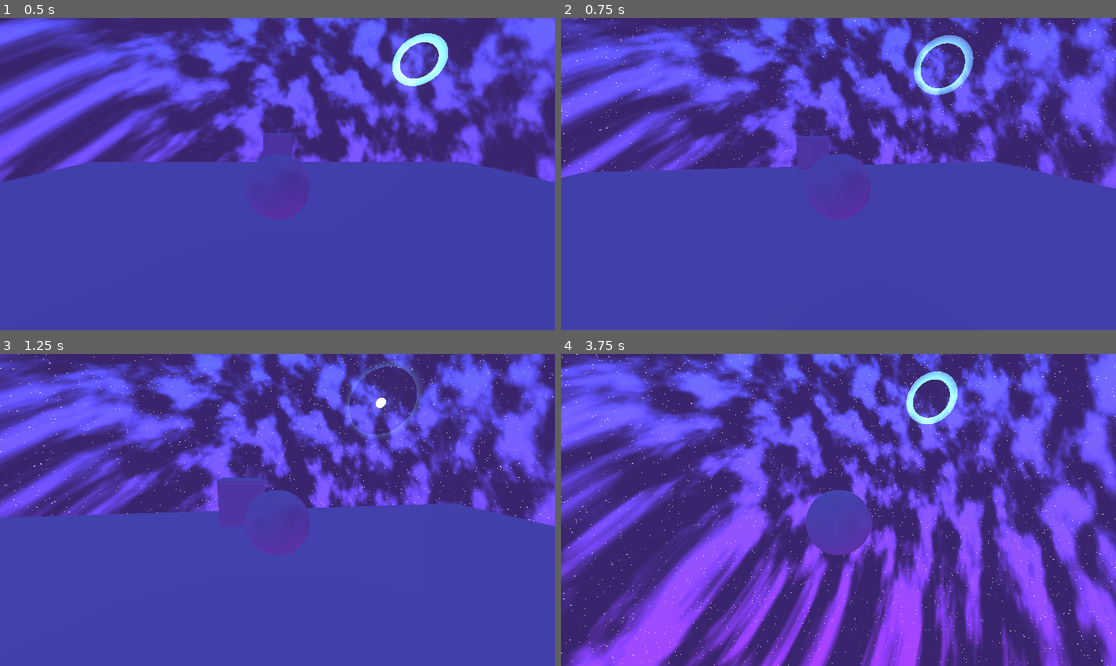
Above: before the commit, frames 1-4 (two rows, left to right).
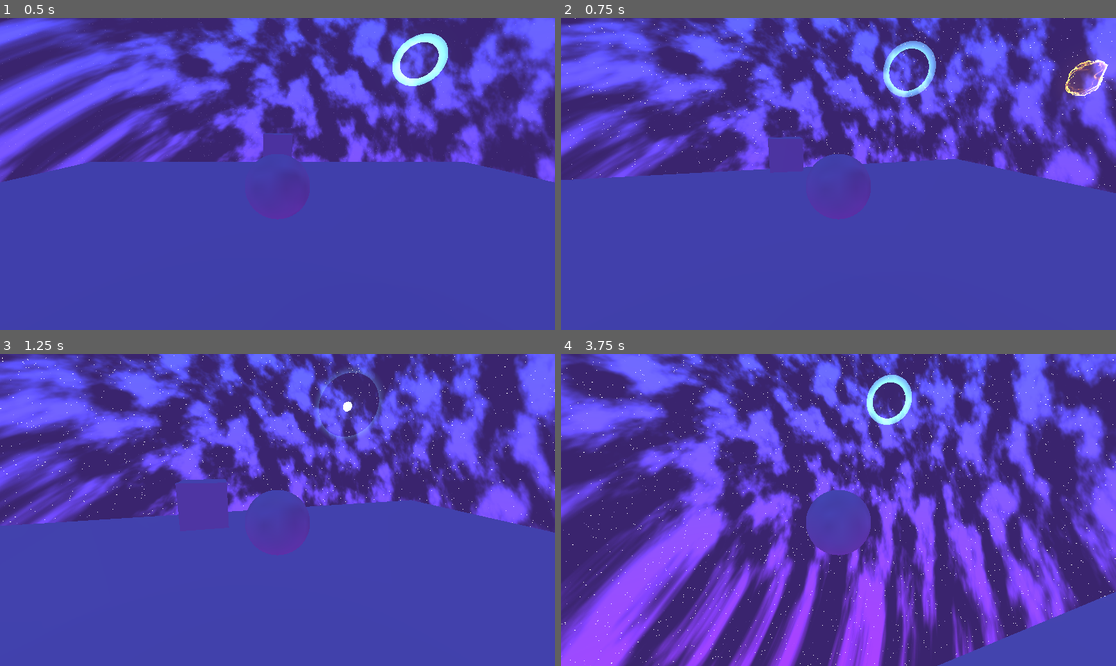
Above: after the commit, the same moments.

Repository: turab-usmani/lost-godot
Game: Godot game, scene res://scenes/main.tscn
Two runs of this game, one before a commit and one after it. Both use one fixed random seed, a clock stepped at 60 frames per second and the inputs below.
Inputs (mouse positions are in pixels of both pictures, inside the frame that each line leads up to):
- Up to frame 1 (0.5 s): no input
- Up to frame 2 (0.75 s): move the mouse to (866, 174) at 0.52 s; hold Up (ui_up) from 0.53 s (still down); click (866, 174) at 0.67 s
- Up to frame 3 (1.25 s): keep holding Up (ui_up)
- Up to frame 4 (3.75 s): keep holding Up (ui_up); move the mouse to (810, 510) at 1.27 s; move the mouse to (849, 503) at 2.02 s; move the mouse to (832, 516) at 2.77 s; click (832, 516) at 2.92 s; move the mouse to (877, 513) at 3.52 s

Frame 1 is identical in both runs. In frame 2, 35% of the frame differs, in the area x 0-100%, y 0-57%; in frame 3, 36%; in frame 4, 70%, in the area x 0-100%, y 0-100%.

Commit message:
added ideas.txt

Diff:
--- a/project.godot
+++ b/project.godot
@@ -14,6 +14,11 @@
 run/main_scene="uid://yqcfrv6l1how"
 config/features=PackedStringArray("4.6", "GL Compatibility")
 config/icon="res://icon.svg"
+
+[display]
+
+window/size/viewport_width=2304
+window/size/viewport_height=1296
 
 [input]
 
Not shown, added: ideas.txt
